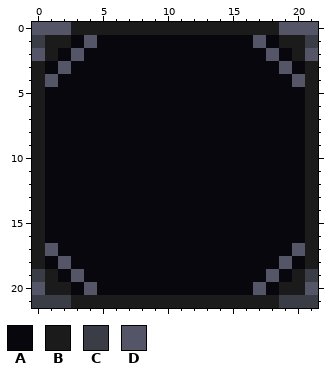
Pixel-art sprite, stored at Assets/Assets/UI/HUD/Sprites/Digitaldialogpic.png. That is the earlier state.
The file is 176x176 pixels, drawn in blocks of 8x8; one block is one cell here. Colours within 5 levels of each other are drawn and written as one.
Palette (. is transparent): A #08070d  B #1c1b1c  C #3b3d46  D #555568
Pixels before, first column x 0:
 0 DDDBBBBBBBBBBBBBBBBDDD
 1 CBBADAAAAAAAAAAAADABBC
 2 DBADAAAAAAAAAAAAAADABD
 3 BADAAAAAAAAAAAAAAAADAB
 4 BDAAAAAAAAAAAAAAAAAADB
 5 BAAAAAAAAAAAAAAAAAAAAB
 6 BAAAAAAAAAAAAAAAAAAAAB
 7 BAAAAAAAAAAAAAAAAAAAAB
 8 BAAAAAAAAAAAAAAAAAAAAB
 9 BAAAAAAAAAAAAAAAAAAAAB
10 BAAAAAAAAAAAAAAAAAAAAB
11 BAAAAAAAAAAAAAAAAAAAAB
12 BAAAAAAAAAAAAAAAAAAAAB
13 BAAAAAAAAAAAAAAAAAAAAB
14 BAAAAAAAAAAAAAAAAAAAAB
15 BAAAAAAAAAAAAAAAAAAAAB
16 BAAAAAAAAAAAAAAAAAAAAB
17 BDAAAAAAAAAAAAAAAAAADB
18 BADAAAAAAAAAAAAAAAADAB
19 CBADAAAAAAAAAAAAAADABC
20 DBBADAAAAAAAAAAAADABBD
21 CCCBBBBBBBBBBBBBBBBCCC
Now the later version:
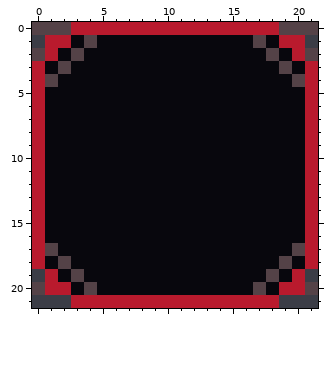
Diff:
colour B: #1c1b1c -> #b91a2d
colour D: #555568 -> #544247
